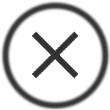
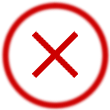
Comparing the layer stacks of the two 110×110 images. Changes:
hid "charcoal x" over 32, 30, 78, 79
added layer "red x" above "green plus" over 32, 30, 78, 79
hid "charcoal circle", moved it above "green circle" over 0, 0, 110, 110
added layer "red circle" above "white circle" over 0, 0, 110, 110
